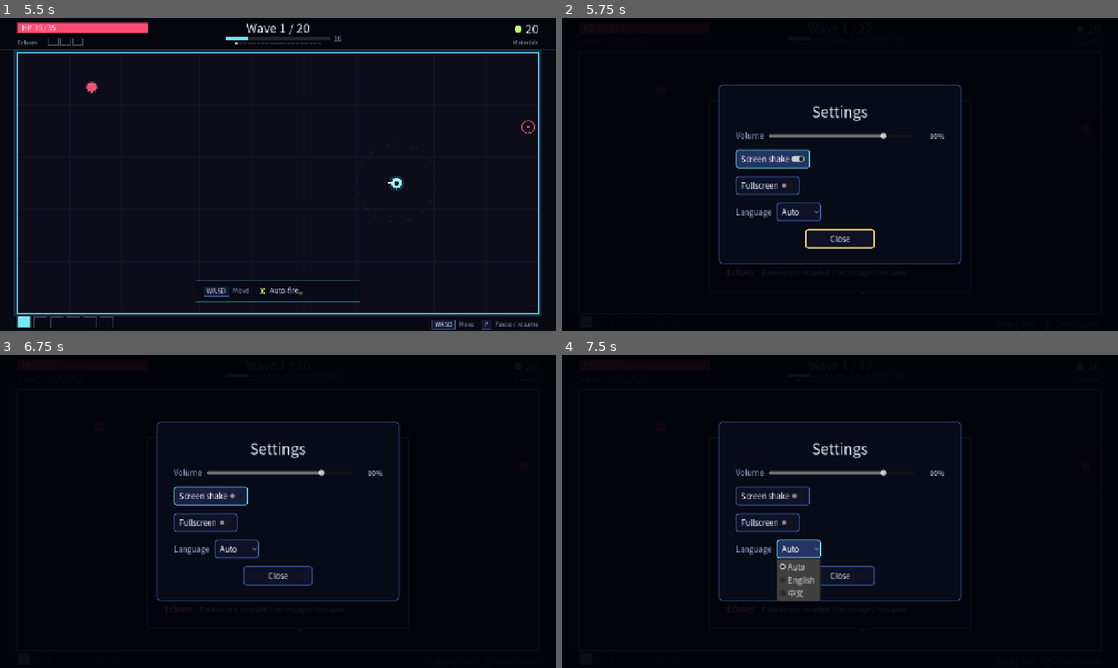
Above: before the commit, frames 1-4 (two rows, left to right).
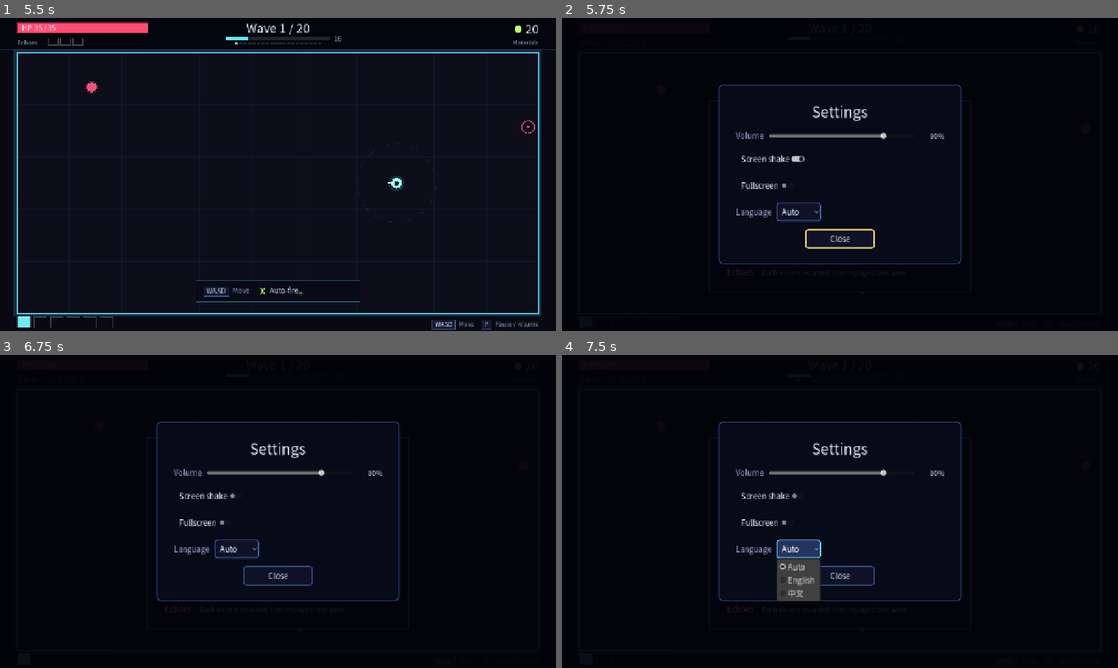
Above: after the commit, the same moments.

Repository: BrickerP/reverb
Game: Godot game, scene res://scenes/main.tscn
Same seed, same stepped clock (60 frames per second), same inputs: the game is played once before the commit and once after it.
Inputs (mouse positions are in pixels of both pictures, inside the frame that each line leads up to):
- Up to frame 1 (5.5 s): click (289, 240) at 0.52 s; type "12" at 0.6 s; click (161, 158) at 1.25 s; tap Enter at 2 s; hold D (move_right) 2.03-2.78 s; hold C (character) 2.03-2.78 s; hold S (move_down) 2.78-3.53 s; tap H (history) at 2.85, 4.35 s; hold D (move_right) 3.53-4.28 s; hold C (character) 3.53-4.28 s; hold W (move_up) 4.28-5.03 s; hold A (move_left) from 5.03 s (still down); hold C (character) from 5.03 s (still down)
- Up to frame 2 (5.75 s): keep holding A (move_left); keep holding C (character); tap O (settings) at 5.65 s
- Up to frame 3 (6.75 s): release C (character) at 5.78 s; tap H (history) at 5.85 s; release A (move_left) at 6.5 s; click "Screen shake" at 6.5 s
- Up to frame 4 (7.5 s): click "Auto" at 7.25 s

Frame 1 is identical in both runs. In frame 2, 1.0% of the frame differs, in the area x 31-45%, y 41-57%; in frame 3, 0.9%; in frame 4, 0.4%.

Commit message:
Flatten the settings toggles

Diff:
--- a/scripts/ui/settings_ui.gd
+++ b/scripts/ui/settings_ui.gd
@@ -59,11 +59,13 @@
 
 	shake_check = CheckButton.new()
 	shake_check.text = Loc.t("settings.shake")
+	shake_check.flat = true
 	shake_check.size_flags_horizontal = Control.SIZE_SHRINK_BEGIN
 	shake_check.toggled.connect(_on_shake)
 	box.add_child(shake_check)
 	fullscreen_check = CheckButton.new()
 	fullscreen_check.text = Loc.t("settings.fullscreen")
+	fullscreen_check.flat = true
 	fullscreen_check.size_flags_horizontal = Control.SIZE_SHRINK_BEGIN
 	fullscreen_check.toggled.connect(_on_fullscreen)
 	box.add_child(fullscreen_check)
